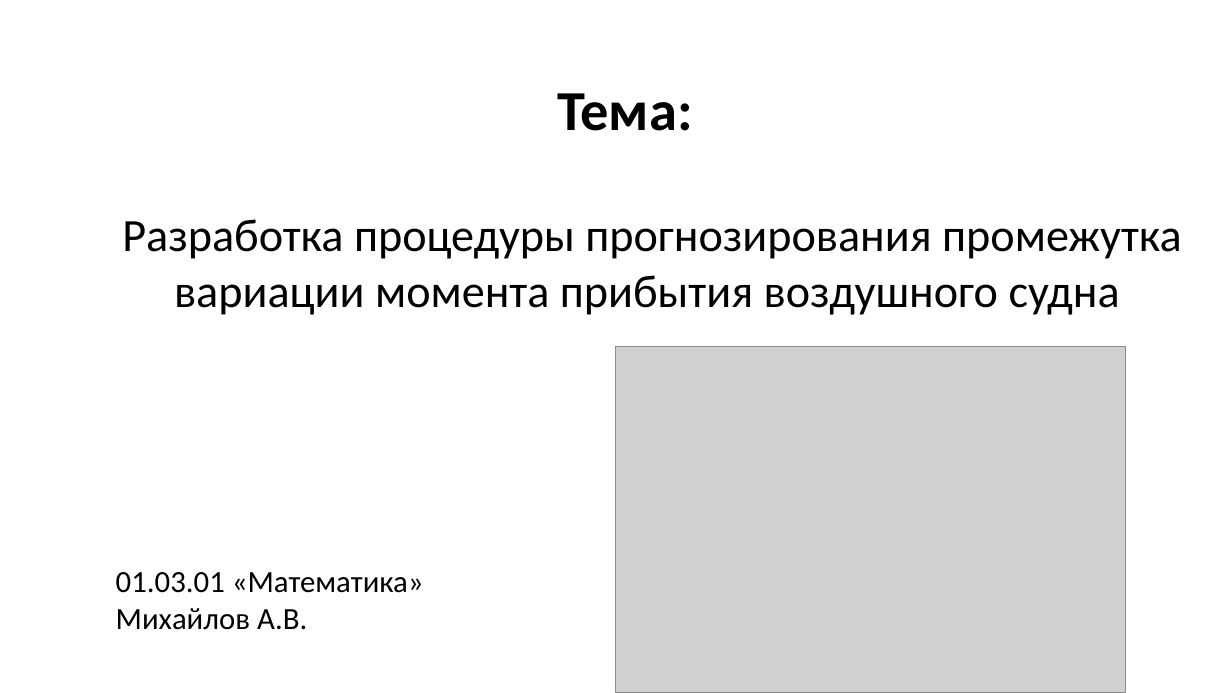
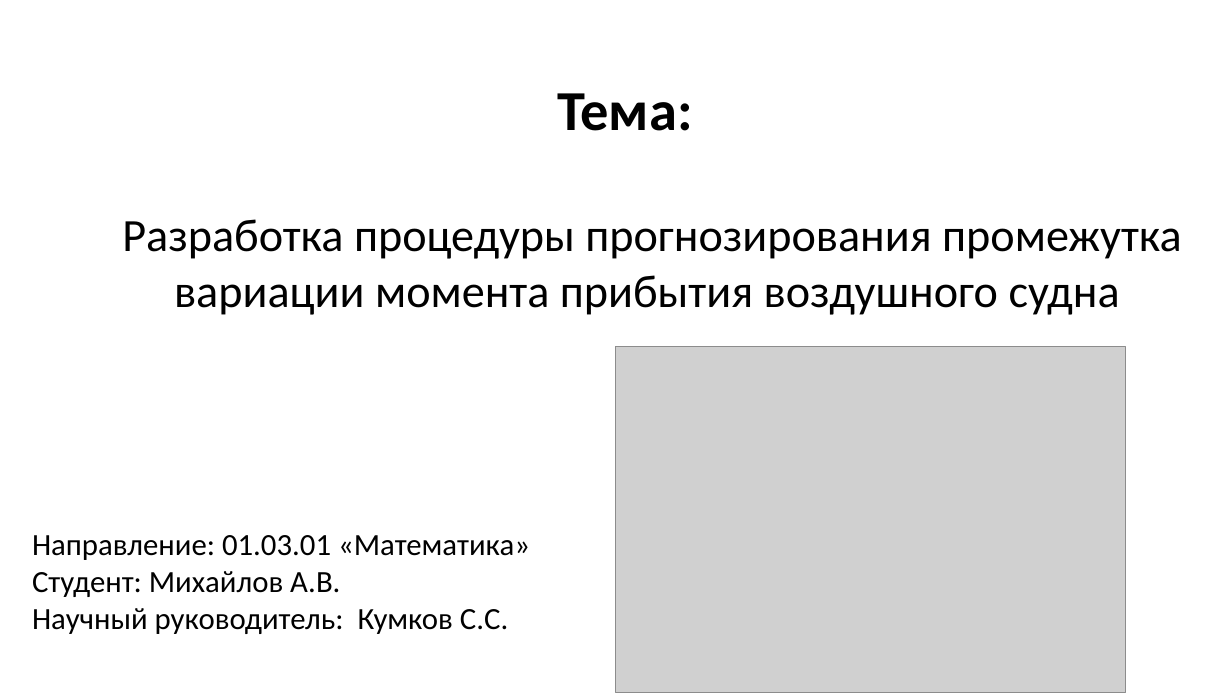
Before and after one commit to GooDgRaF/Bachelor_diplom, a slide deck: slide 1 of Диплом/Презентация ВКР.pptx. Drawn at 1232x693 pixels with LibreOffice and Linux fonts; fonts in the diff are those of the drawing; grey boxes stand for pictures; background and template pictures are left out. Boxes give left, top, right and bottom in pixels: in the first picture for what was removed or moved away, otherwise in the second. Text is boxed around its words. In the diff, an @@ line names an element or a change of style, - is before the commit and + after.

```diff
--- a/Диплом/Презентация ВКР.pptx
+++ b/Диплом/Презентация ВКР.pptx
@@ text at <box>32,535,530,634</box>: text changed @@
-01.03.01 «Математика»
-Михайлов А.В.
+Направление: 01.03.01 «Математика»
+Студент: Михайлов А.В.
+Научный руководитель: Кумков С.С.
```
Also in this commit, not shown: 5 other slides changed, 8 slides added, 7 slides removed.
